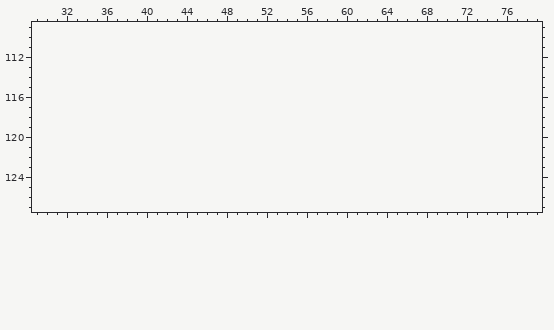
One commit to this pixel-art file: Assets/Pixelart/Dining Room/overview.aseprite. The picture above is the old version.
80x96 pixels, 1 frame. Colours within 5 levels of each other are drawn and written as one. Shown: x 29..79, y 109..127. The old version is drawn lined up with the new one, on the new canvas. The commit also changed other parts of the picture, which this record leaves out.
Palette (. is transparent): 
And afterwards:
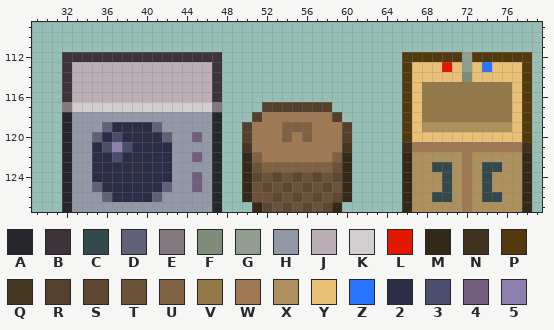
Colours new in this view: A #25272d  B #3d3338  C #35484b  D #606076  E #82787d  F #7e8c7a  G #929e8f  H #9298a5  J #bbaeb5  K #d3cfd1  L #e11800  M #342919  N #3e321e  P #533a0e  Q #453721  R #54402c  S #5e4731  T #6b5238  U #7f6143  V #937848  W #9f7953  X #ae905c  Y #eabf76  Z #2a75ff  2 #2b2d46  3 #4b4d6c  4 #715d7e  5 #8e80ae
What changed:
canvas 80x96 -> 80x128
y 112: x 32..47 ................ -> BBBBBBBBBBBBBBBB; x 66..78 ............. -> PPPPPPGPPPPPP
y 113: x 32..47 ................ -> BJJJJJJJJJJJJJJB; x 66..78 ............. -> PYYYLYGYZYYYP
y 114: x 32..47 ................ -> BJJJJJJJJJJJJJJB; x 66..78 ............. -> PYYYYYFYYYYYP
y 115..116: x 32..47 ................ -> BJJJJJJJJJJJJJJB; x 66..78 ............. -> PYVVVVVVVVVYP
y 117: x 32..47 ................ -> EKKKKKKKKKKKKKKE; x 52..58 ....... -> RRRRRRR; x 66..78 ............. -> PYVVVVVVVVVYP
y 118: x 32..47 ................ -> AHHHHHHHHHHHHHHA; x 51..59 ......... -> RWWWWWWWR; x 66..78 ............. -> PYVVVVVVVVVYP
y 119: x 32..47 ................ -> AHHHD2222DHHHHHA; x 50..60 ........... -> RWWWUUUWWWR; x 66..78 ............. -> PYXXXXXXXXXYP
y 120: x 32..47 ................ -> AHHD232222DHH4HA; x 50..60 ........... -> RWWWUWUWWWR; x 66..78 ............. -> PYYYYYYYYYYYP
y 121: x 32..47 ................ -> AHH23532222HHHHA; x 50..60 ........... -> QWWWWWWWWWQ; x 66..78 ............. -> NWWWWWWWWWWWN
y 122: x 32..47 ................ -> AHH22322222HH4HA; x 50..60 ........... -> MUWWWWWWWUM; x 66..78 ............. -> MXXXXXWXXXXXM
y 123: x 32..47 ................ -> AHH22222222HHHHA; x 50..60 ........... -> MTUUUUUUUTM; x 66..78 ............. -> MXXCCXWXCCXXM
y 124: x 32..47 ................ -> AHH22222222HH4HA; x 50..60 ........... -> MSTSTSTSTSM; x 66..78 ............. -> MXXXCXWXCXXXM
y 125: x 32..47 ................ -> AHHD222222DHH4HA; x 50..60 ........... -> MTSTSTSTSTM; x 66..78 ............. -> MXXXCXWXCXXXM
y 126: x 32..47 ................ -> AHHHD2222DHHHHHA; x 50..60 ........... -> MTTSTSTSTSM; x 66..78 ............. -> MXXCCXWXCCXXM
y 127: x 32..47 ................ -> AHHHHHHHHHHHHHHA; x 51..59 ......... -> MSTSTSTSM; x 66..78 ............. -> MXXXXXWXXXXXM
